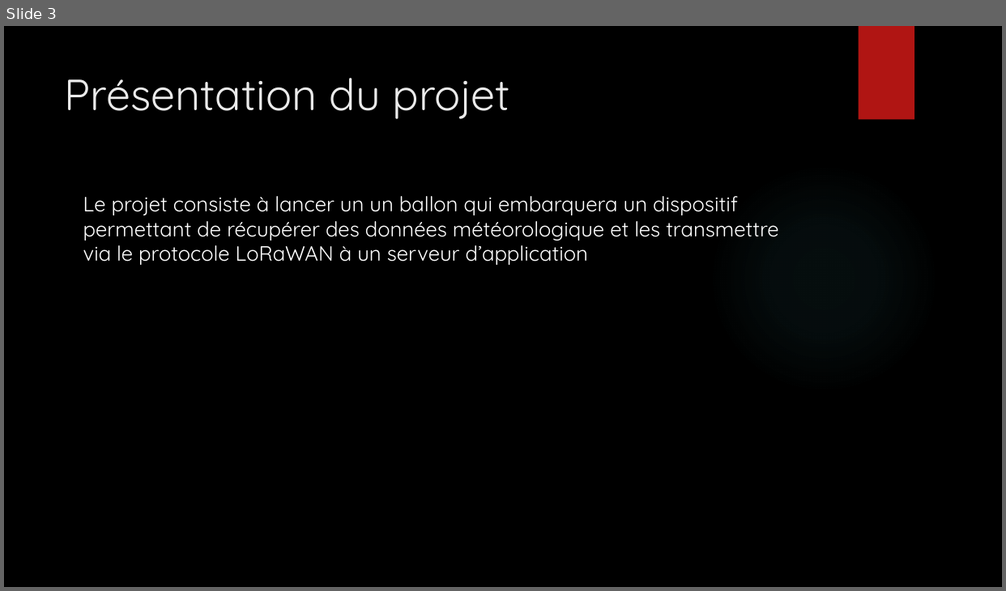
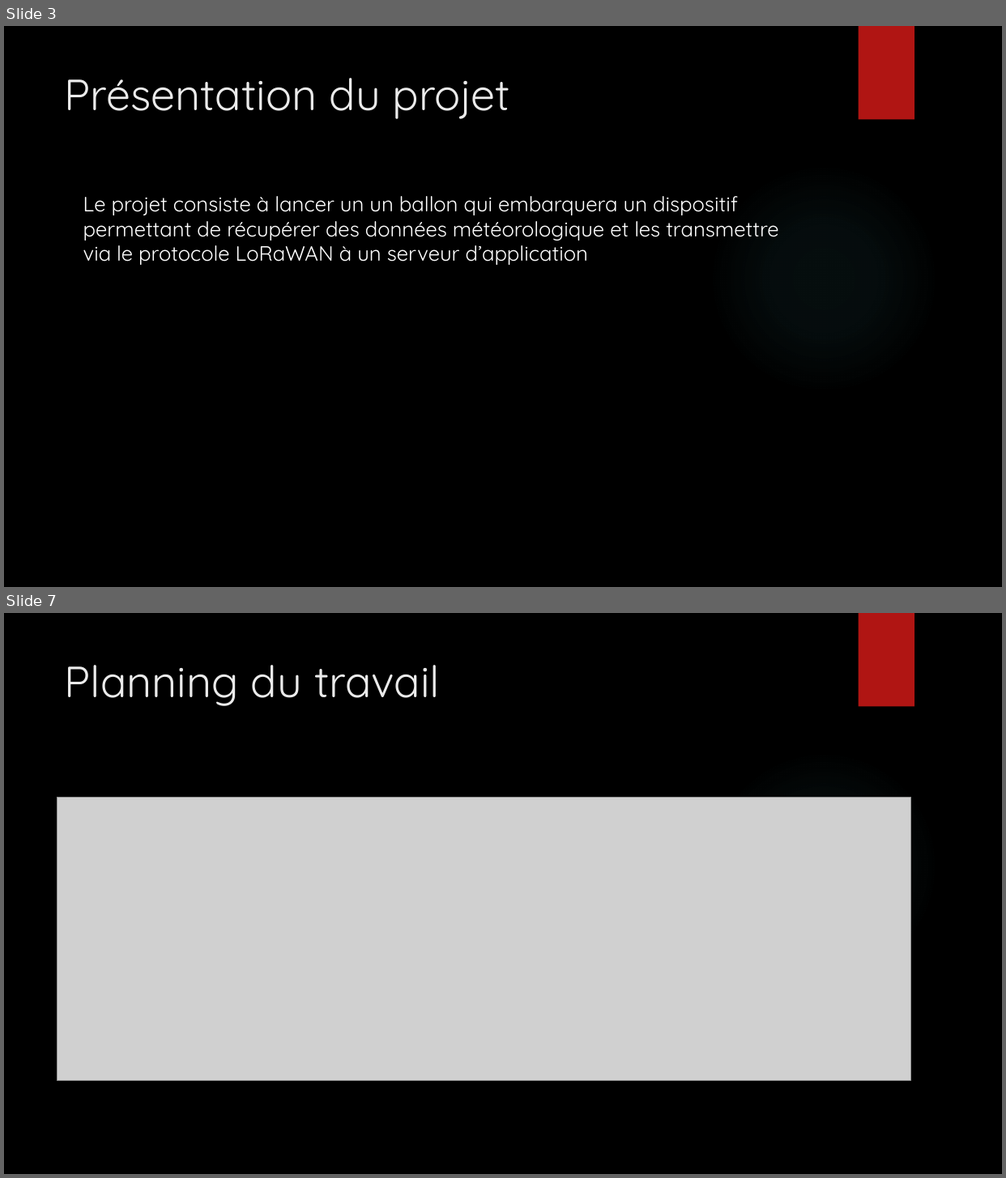
Before and after one commit to MonsieurCo/Projet_CSF, a slide deck: présentation/Projet Ballon MétéoV2.pptx. Shown one above the other, each under a label of ours: slide 3 before the commit, slides 3 and 7 after it; the slides between them are not shown. The pictures are 1006x591 and 1006x1178 pixels, drawn with LibreOffice and Linux fonts; fonts in the diff are those of the drawing; grey boxes stand for pictures; background and template pictures are left out. Boxes give left, top, right and bottom in pixels: in the first picture for what was removed or moved away, otherwise in the second. Text is boxed around its words. In the diff, an @@ line names an element or a change of style, - is before the commit and + after.

```diff
--- a/présentation/Projet Ballon MétéoV2.pptx
+++ b/présentation/Projet Ballon MétéoV2.pptx
@@ slide 7 added at [4,613,1002,1174], background picture (left out); not listed: 2 template elements that a slide beside it also shows @@
@@ title added at [65,665,440,706], 42 pt, text #EBEBEB @@
+Planning du travail
@@ picture added at [57,797,910,1081] @@
```
Also in this commit, not shown: 3 slides changed, 1 other slide added, 4 other files.
